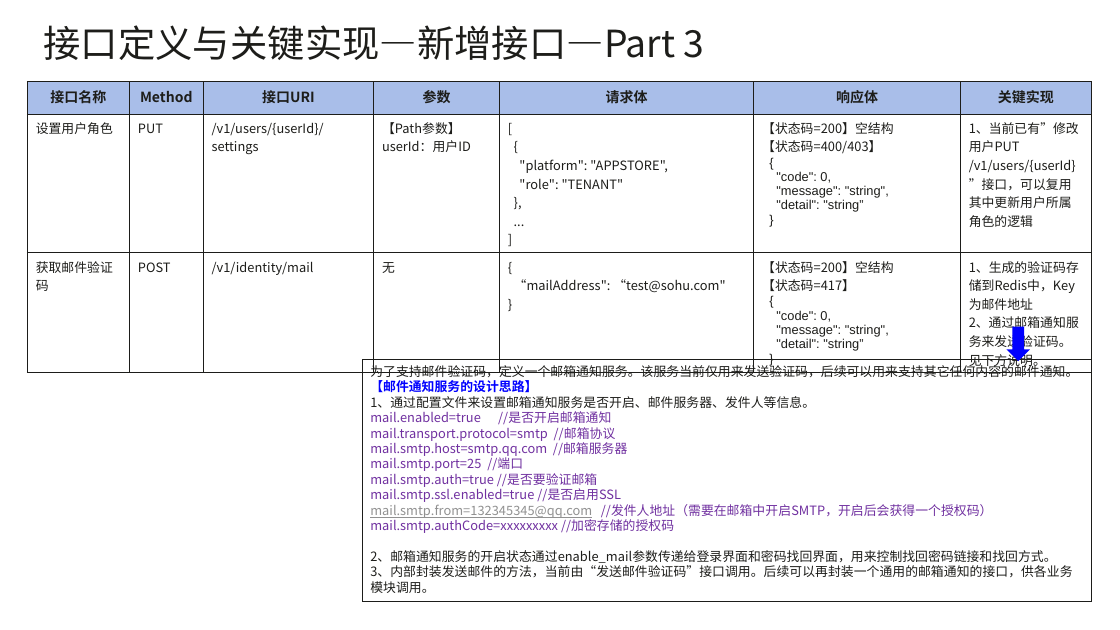
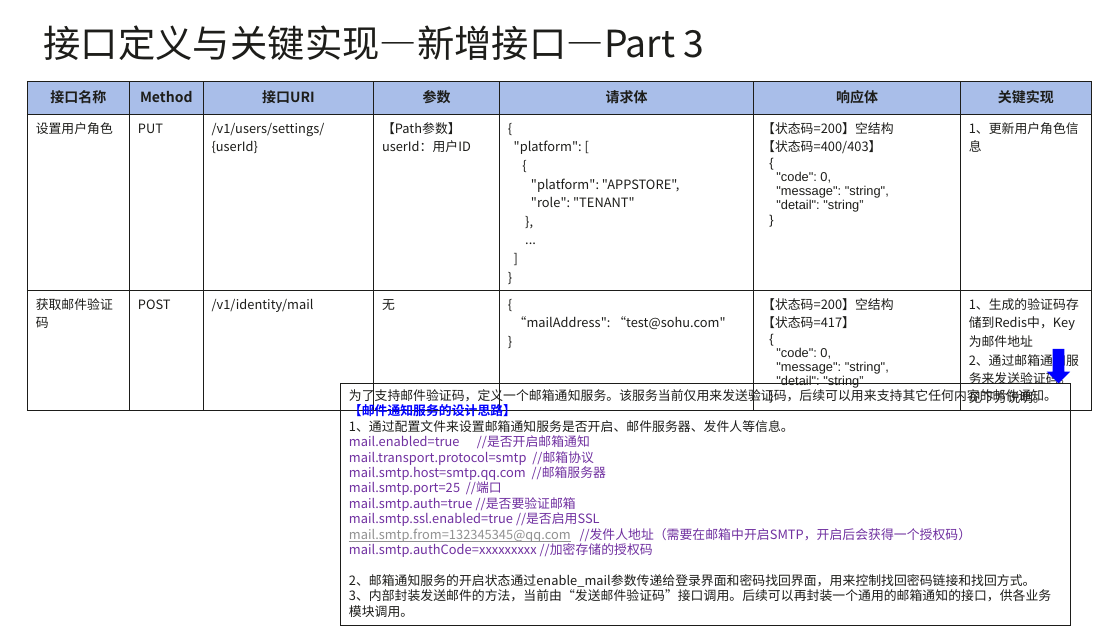
Before and after one commit to EdgeGallery/community, a slide deck: slide 18 of Architecture WG/Requirements/v1.1/Edge Gallery1.1 用户管理特性优化与分权控制方案分析.pptx. Drawn at 1120x630 pixels with LibreOffice and Linux fonts; fonts in the diff are those of the drawing. Boxes give left, top, right and bottom in pixels: in the first picture for what was removed or moved away, otherwise in the second. Text is boxed around its words. In the diff, an @@ line names an element or a change of style, - is before the commit and + after.

Commit message:
!101 更新用户管理特性优化与分权控制方案分析文档 * 更新用户管理特性优化与分权控制方案分析文档

```diff
--- a/Architecture WG/Requirements/v1.1/Edge Gallery1.1 用户管理特性优化与分权控制方案分析.pptx
+++ b/Architecture WG/Requirements/v1.1/Edge Gallery1.1 用户管理特性优化与分权控制方案分析.pptx
@@ table at bbox=[28, 82, 1092, 408] @@
-row 2: 设置用户角色 | PUT | /v1/users/{userId}/settings | 【Path参数】 / userId：用户ID | [ / { / "platform": "APPSTORE", / "role": "TENANT" / }, / ... / ] | 【状态码=200】空结构 / 【状态码=400/403】 / { / "code": 0, / "message": "string", / "detail": "string” / } | 1、当前已有”修改用户PUT /v1/users/{userId}”接口，可以复用其中更新用户所属角色的逻辑
+row 2: 设置用户角色 | PUT | /v1/users/settings/{userId} | 【Path参数】 / userId：用户ID | { / "platform": [ / { / "platform": "APPSTORE", / "role": "TENANT" / }, / ... / ] / } | 【状态码=200】空结构 / 【状态码=400/403】 / { / "code": 0, / "message": "string", / "detail": "string” / } | 1、更新用户角色信息
@@ down arrow: place and size @@
-down arrow at bbox=[1007, 327, 1030, 361]
+down arrow at bbox=[1047, 348, 1070, 383]
@@ rectangle "为了支持邮件验证码，定义一个邮箱通知服务。该服务当前仅用来发送验证码，后续可以用来支持其它任何内容的邮件通知。": place and size @@
-rectangle "为了支持邮件验证码，定义一个邮箱通知服务。该服务当前仅用来发送验证码，后续可以用来支持其它任何内容的邮件通知。" at bbox=[362, 359, 1091, 601]
+rectangle "为了支持邮件验证码，定义一个邮箱通知服务。该服务当前仅用来发送验证码，后续可以用来支持其它任何内容的邮件通知。" at bbox=[341, 383, 1070, 625]
```
Also in this commit, not shown: 7 other slides changed.
